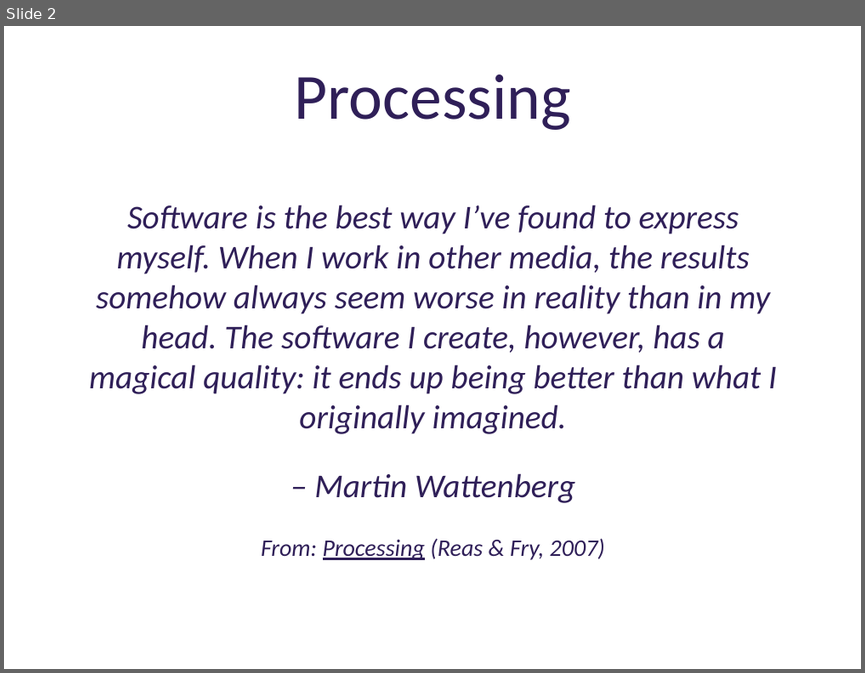
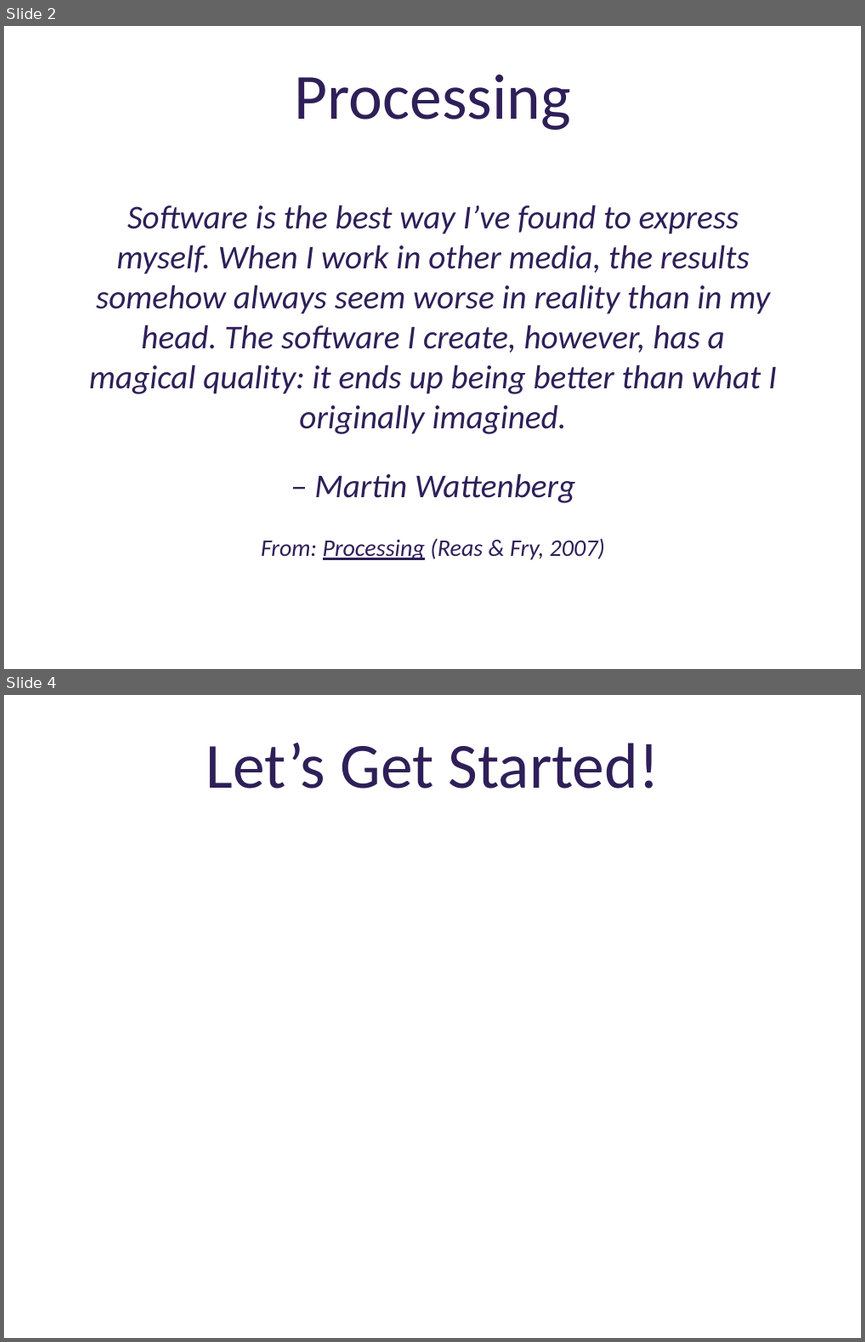
Before and after one commit to deenaengel/TF3_ProcessingSlides, a slide deck: Processing_Presentation_TF3_DE_notes.pptx. Shown one above the other, each under a label of ours: slide 2 before the commit, slides 2 and 4 after it; the slides between them are not shown. The pictures are 865x673 and 865x1342 pixels, drawn with LibreOffice and Linux fonts; fonts in the diff are those of the drawing; background and template pictures are left out. Boxes give left, top, right and bottom in pixels: in the first picture for what was removed or moved away, otherwise in the second. Text is boxed around its words. In the diff, an @@ line names an element or a change of style, - is before the commit and + after.

```diff
--- a/Processing_Presentation_TF3_DE_notes.pptx
+++ b/Processing_Presentation_TF3_DE_notes.pptx
@@ slide 4 added at (x1=4, y1=695, x2=861, y2=1338), background picture (left out) @@
@@ title added at (x1=206, y1=743, x2=659, y2=789), 54 pt, text #2F1F58 @@
+Let’s Get Started!
```
Also in this commit, not shown: 2 slides changed.
